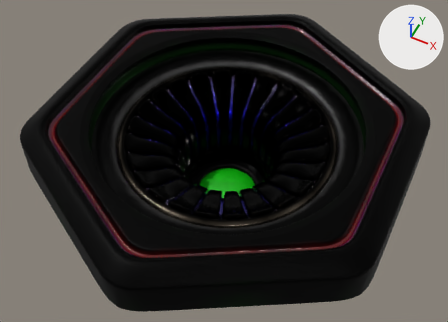
An edit to the glTF model orbiter/models/orbiter32.gltf, drawn before and after from the same camera.
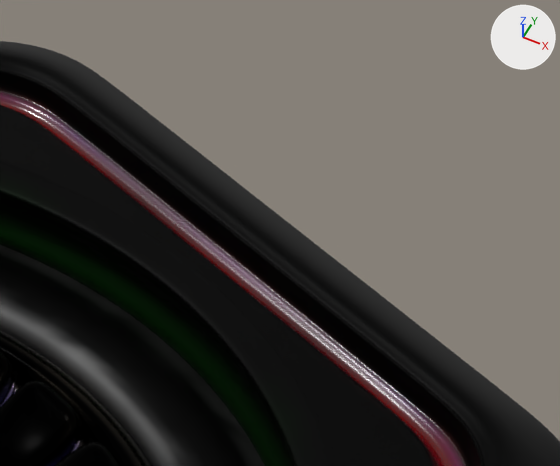
The first picture shows the older version from a 50 mm lens placed at (0.811, -1.655, 1.753), pointed at (-0.012, -0.009, -0.305). The close-ups show the older and then the newer version on the part from 65% to 95% of the width and 1% to 36% of the height of that picture. Only the edits that show in the close-ups are written down. Arrows for +X, +Y and +Z are at upper right; the lights stay in place.

The scene before the commit, as lines of its bpy script (objects in view):
```python
ob_flower = bpy.data.objects.new('flower', me_cylinder_001)
ob_flower.location = (0.0, 0.0, 0.0)
ob_outside = bpy.data.objects.new('outside', me_mesh)
ob_outside.location = (0.0, 0.0, 0.0)
ob_top_ring = bpy.data.objects.new('top_ring', me_torus_004)
ob_top_ring.location = (0.0, 0.0, 0.0)
```
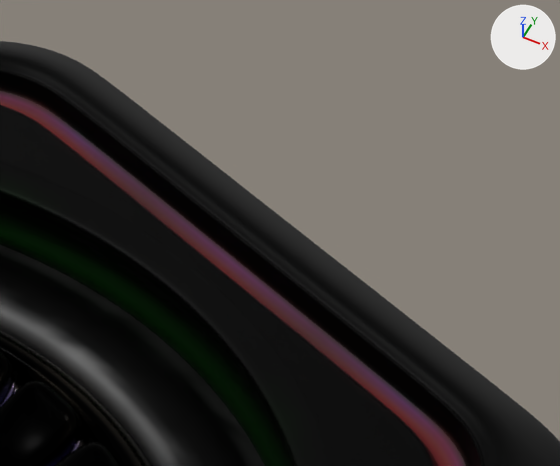
Edits to the bpy script that builds the scene:
```text
Change mat_strip:
    where n0 = _N.new('ShaderNodeBsdfPrincipled'); n0.name = 'Principled BSDF'
    n0.inputs[2].default_value: 0.21 -> 0.75  # 'Roughness'
```

Location of each change, [x1, y1, x2, y2] in pixels of the close-ups (560 x 466 px):
'outside', surface changed: [8, 94, 448, 466] in both
